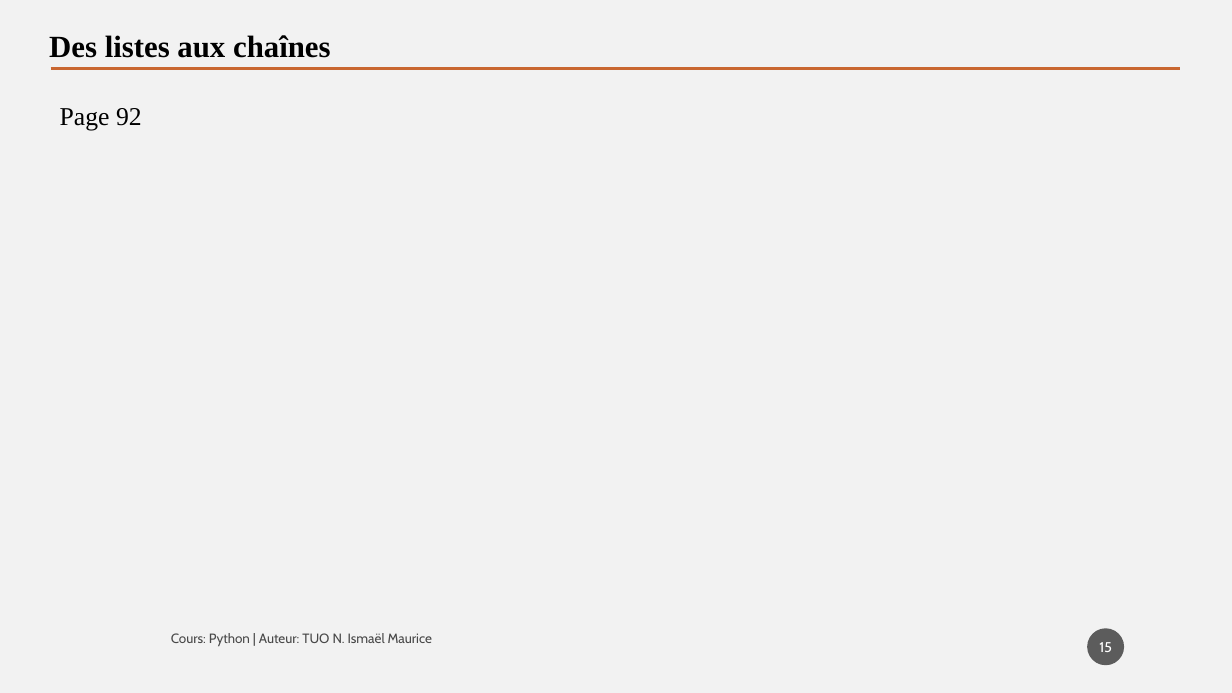
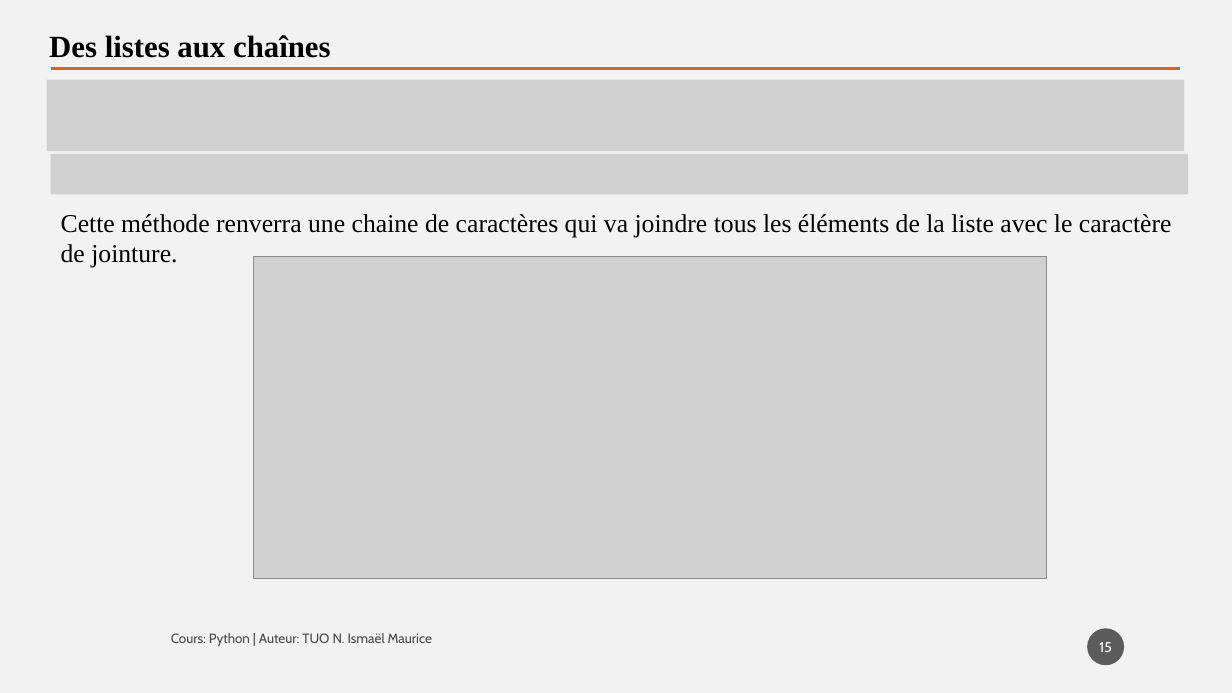
Before and after one commit to tisma95/cours-python, a slide deck: slide 15 of source/Chapitre 9 - Les listes.pptx. Drawn at 1232x693 pixels with LibreOffice and Linux fonts; fonts in the diff are those of the drawing; grey boxes stand for pictures. Boxes give left, top, right and bottom in pixels: in the first picture for what was removed or moved away, otherwise in the second. Text is boxed around its words. In the diff, an @@ line names an element or a change of style, - is before the commit and + after.

Commit message:
Feat(chp9): Chapitre sur les listes
Ajout des operations sur enumerate, boucle for et passage de chaine à liste

```diff
--- a/source/Chapitre 9 - Les listes.pptx
+++ b/source/Chapitre 9 - Les listes.pptx
@@ picture added at (46, 79, 1184, 151) @@
@@ text removed at (60, 108, 142, 131) @@
-Page 92
@@ picture added at (51, 154, 1189, 195) @@
@@ text added at (61, 214, 1172, 268), 20 pt, text #000000 @@
+Cette méthode renverra une chaine de caractères qui va joindre tous les éléments de la liste avec le caractère de jointure.
@@ picture added at (253, 257, 1047, 579) @@
```
Also in this commit, not shown: 11 other slides changed, 2 slides added, 3 other files.
